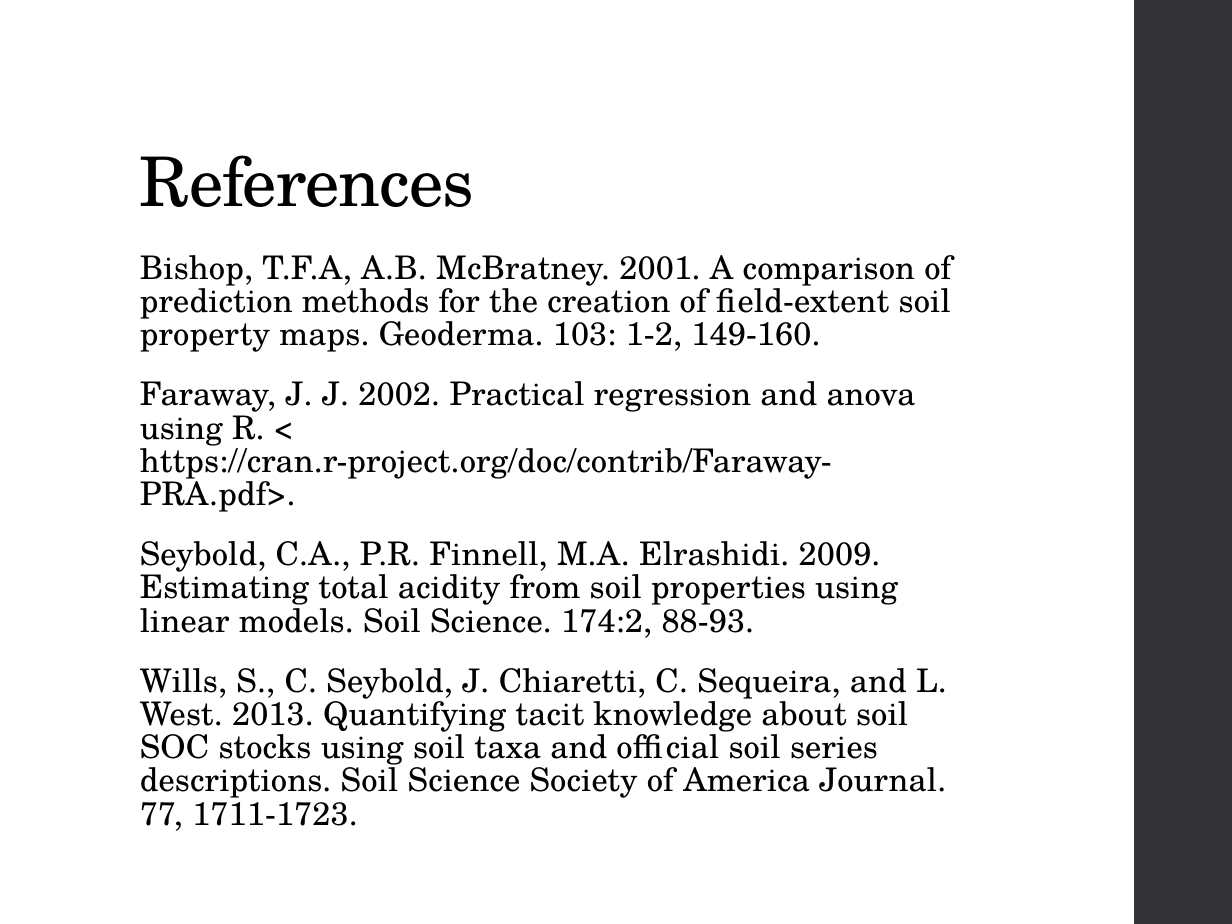
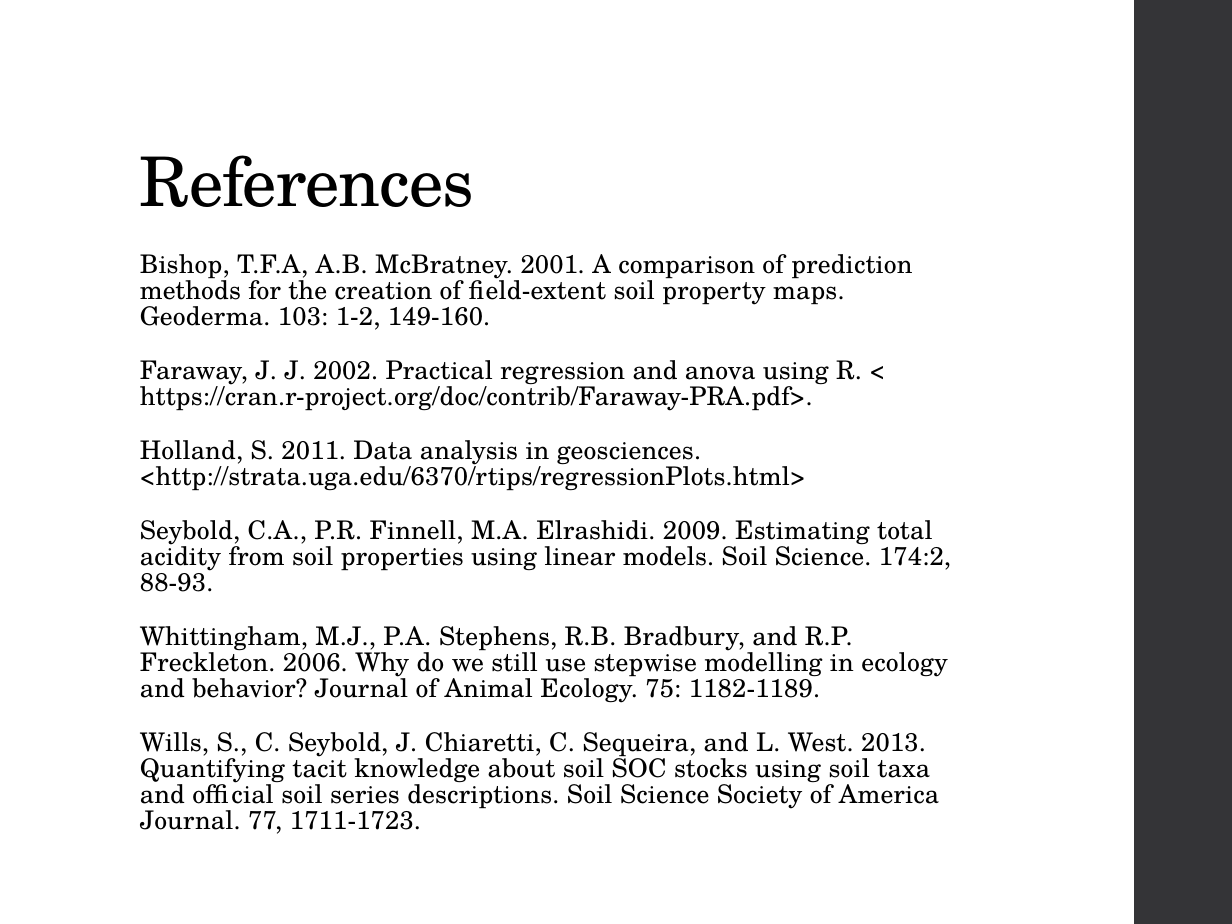
Before and after one commit to ncss-tech/stats_for_soil_survey, a slide deck: slide 29 of presentations/linear_regression/Linear_regression.pptx. Drawn at 1232x924 pixels with LibreOffice and Linux fonts; fonts in the diff are those of the drawing. Boxes give left, top, right and bottom in pixels: in the first picture for what was removed or moved away, otherwise in the second. Text is boxed around its words. In the diff, an @@ line names an element or a change of style, - is before the commit and + after.

Commit message:
adding content to linear regression ppt

```diff
--- a/presentations/linear_regression/Linear_regression.pptx
+++ b/presentations/linear_regression/Linear_regression.pptx
@@ text at box(140, 254, 951, 834): size 19 to 15 pt in "Bishop, T.F.A, A.B. McBratney. 2001. A comparison ...", "Faraway, J. J. 2002. Practical regression and ...", "Seybold, C.A., P.R. Finnell, M.A. Elrashidi. 2009. ...", "Wills, S., C. Seybold, J. Chiaretti, C. ..." @@
@@ text at box(140, 440, 806, 491): paragraph added @@
+Holland, S. 2011. Data analysis in geosciences. <http://strata.uga.edu/6370/rtips/regressionPlots.html>
@@ text at box(140, 626, 947, 703): paragraph added @@
+Whittingham, M.J., P.A. Stephens, R.B. Bradbury, and R.P. Freckleton. 2006. Why do we still use stepwise modelling in ecology and behavior? Journal of Animal Ecology. 75: 1182-1189.
```
Also in this commit, not shown: 2 other slides changed.
